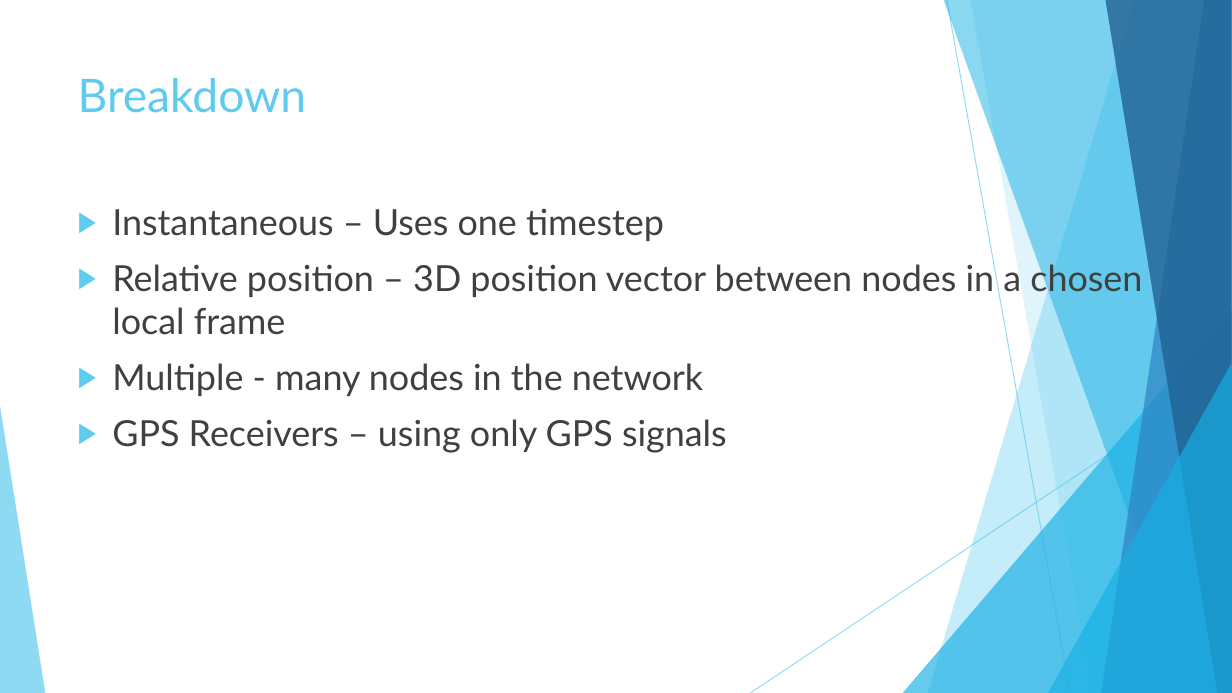
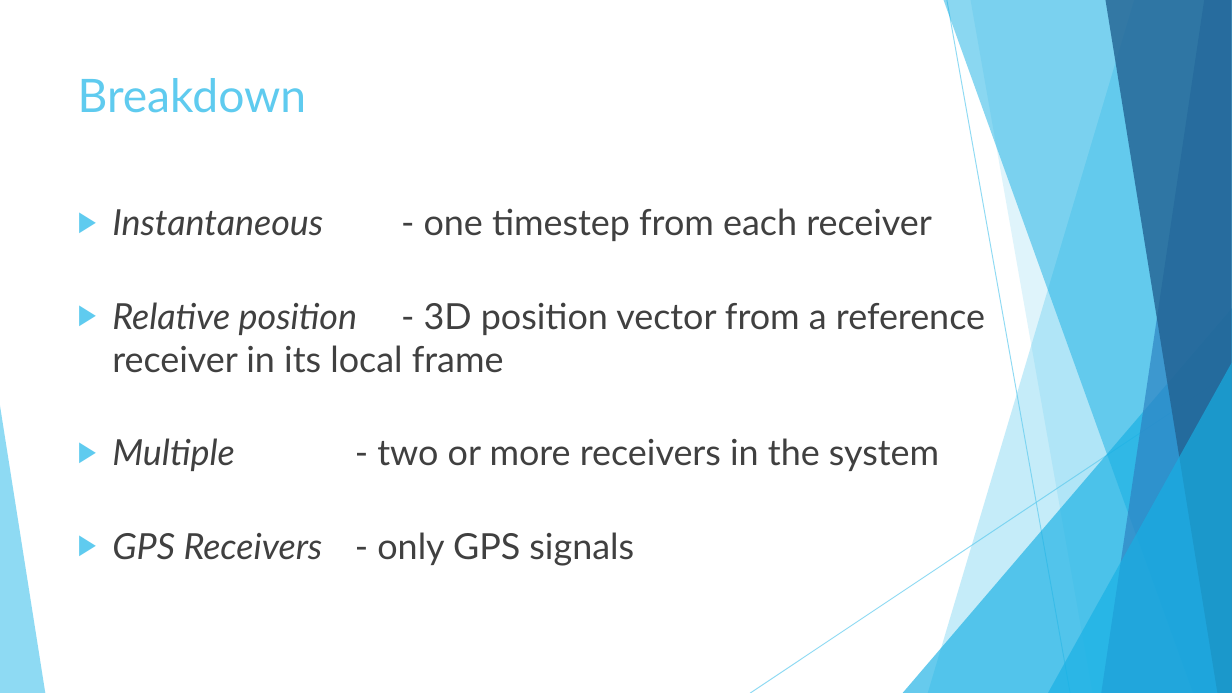
Before and after one commit to Lydia-D/Thesis_GH, a slide deck: slide 2 of Instantaneous Relative Positioning of Multiple GPS Receivers.pptx. Drawn at 1232x693 pixels with LibreOffice and Linux fonts; fonts in the diff are those of the drawing. Boxes give left, top, right and bottom in pixels: in the first picture for what was removed or moved away, otherwise in the second. Text is boxed around its words. In the diff, an @@ line names an element or a change of style, - is before the commit and + after.

```diff
--- a/Instantaneous Relative Positioning of Multiple GPS Receivers.pptx
+++ b/Instantaneous Relative Positioning of Multiple GPS Receivers.pptx
@@ text at (x1=112, y1=208, x2=985, y2=566): text changed @@
-▶ Instantaneous – Uses one timestep
-▶ Relative position – 3D position vector between nodes in a chosen local frame
-▶ Multiple - many nodes in the network
-▶ GPS Receivers – using only GPS signals
+▶ Instantaneous - one timestep from each receiver
+▶ Relative position - 3D position vector from a reference receiver in its local frame
+▶ Multiple - two or more receivers in the system
+▶ GPS Receivers - only GPS signals
```
Also in this commit, not shown: 1 other slide changed, 14 slides added, 13 slides removed, 33 other files.
